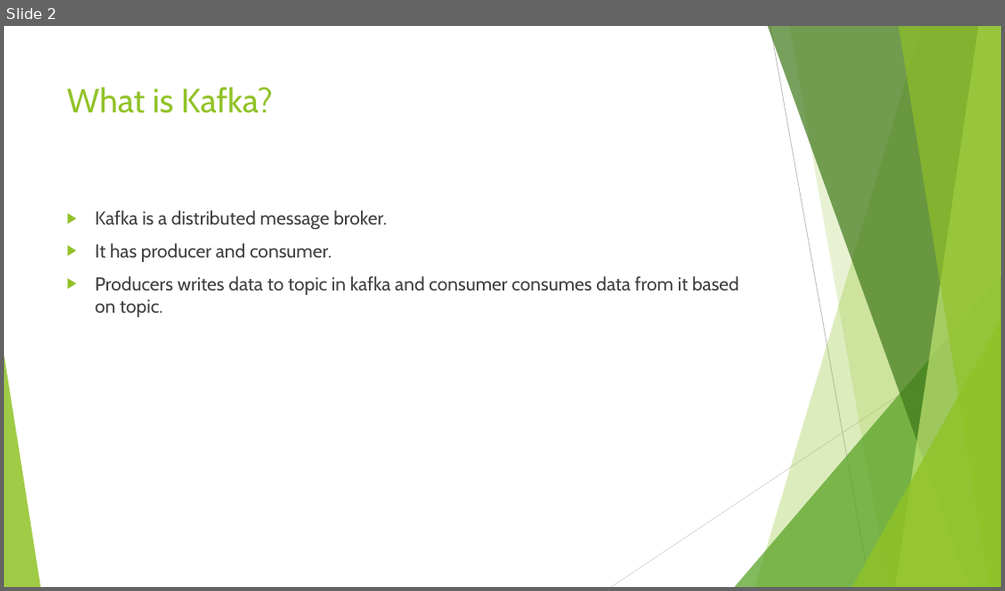
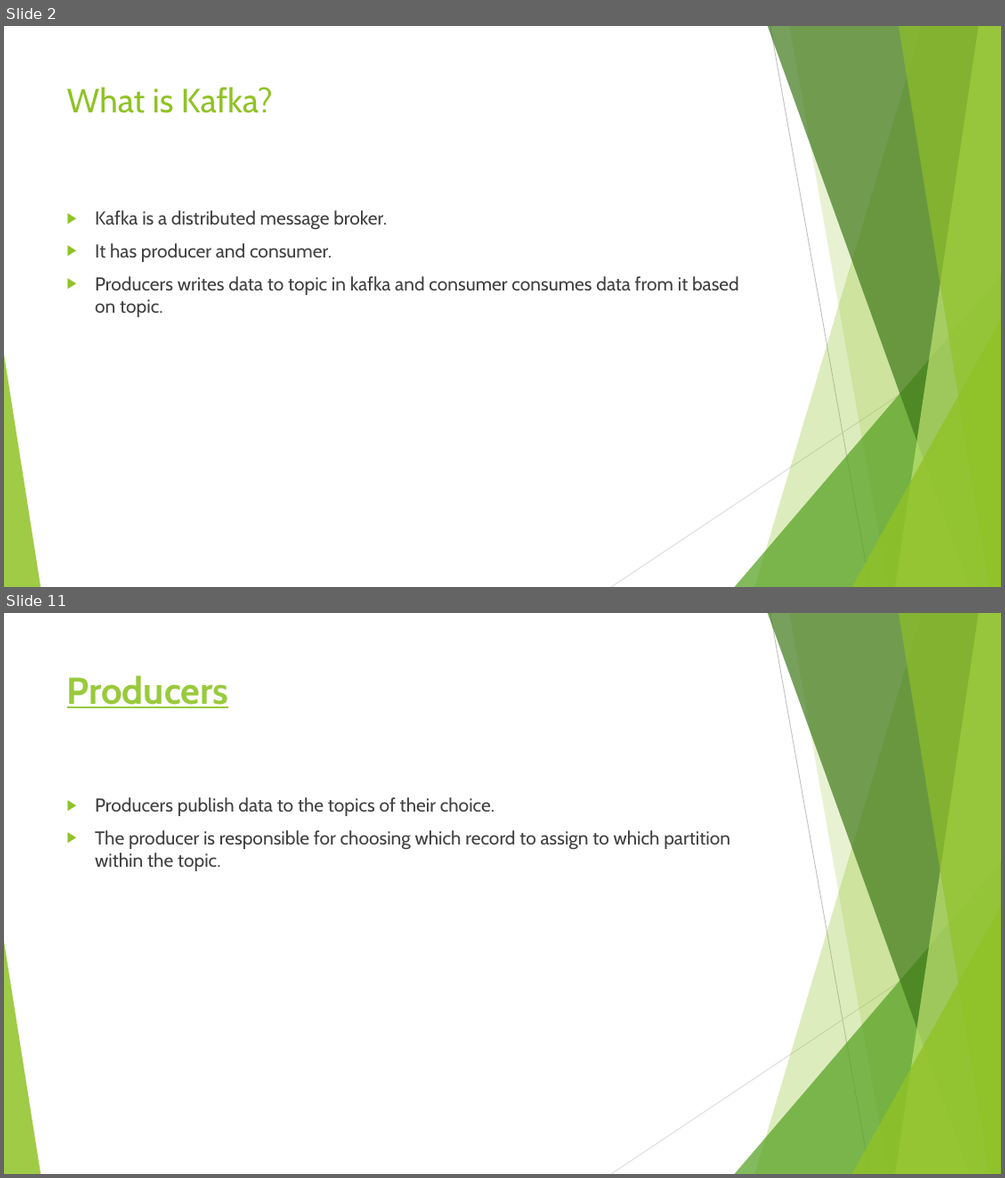
Before and after one commit to ketankk/BDppt, a slide deck: ppt/Kafka.pptx. Shown one above the other, each under a label of ours: slide 2 before the commit, slides 2 and 11 after it; the slides between them are not shown. The pictures are 1005x591 and 1005x1178 pixels, drawn with LibreOffice and Linux fonts; fonts in the diff are those of the drawing. Boxes give left, top, right and bottom in pixels: in the first picture for what was removed or moved away, otherwise in the second. Text is boxed around its words. In the diff, an @@ line names an element or a change of style, - is before the commit and + after.

```diff
--- a/ppt/Kafka.pptx
+++ b/ppt/Kafka.pptx
@@ slide 11 added at [4, 613, 1001, 1174], background #FFFFFF; not listed: 10 template elements that a slide beside it also shows @@
@@ title added at [67, 675, 229, 708], 36 pt, text #99CA3C, bold, underline @@
+Producers
@@ text added at [95, 797, 730, 871], 18 pt, text #404040 @@
+▶ Producers publish data to the topics of their choice.
+▶ The producer is responsible for choosing which record to assign to which partition within the topic.
```
Also in this commit, not shown: 15 other slides added, 2 other files.
